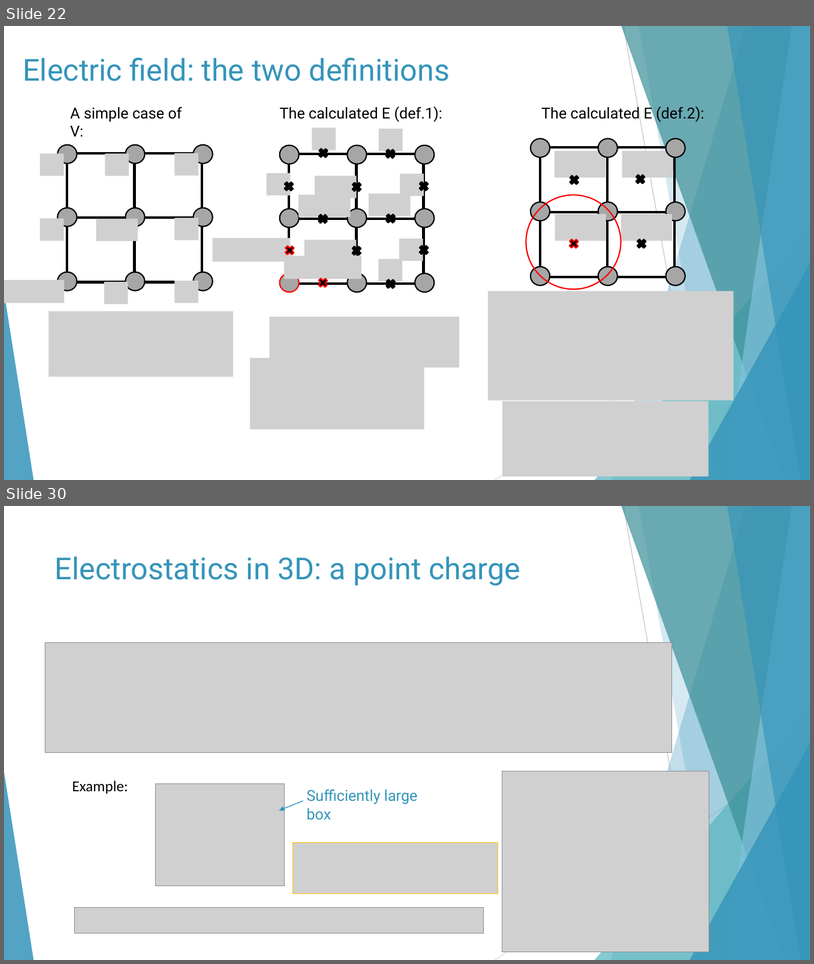
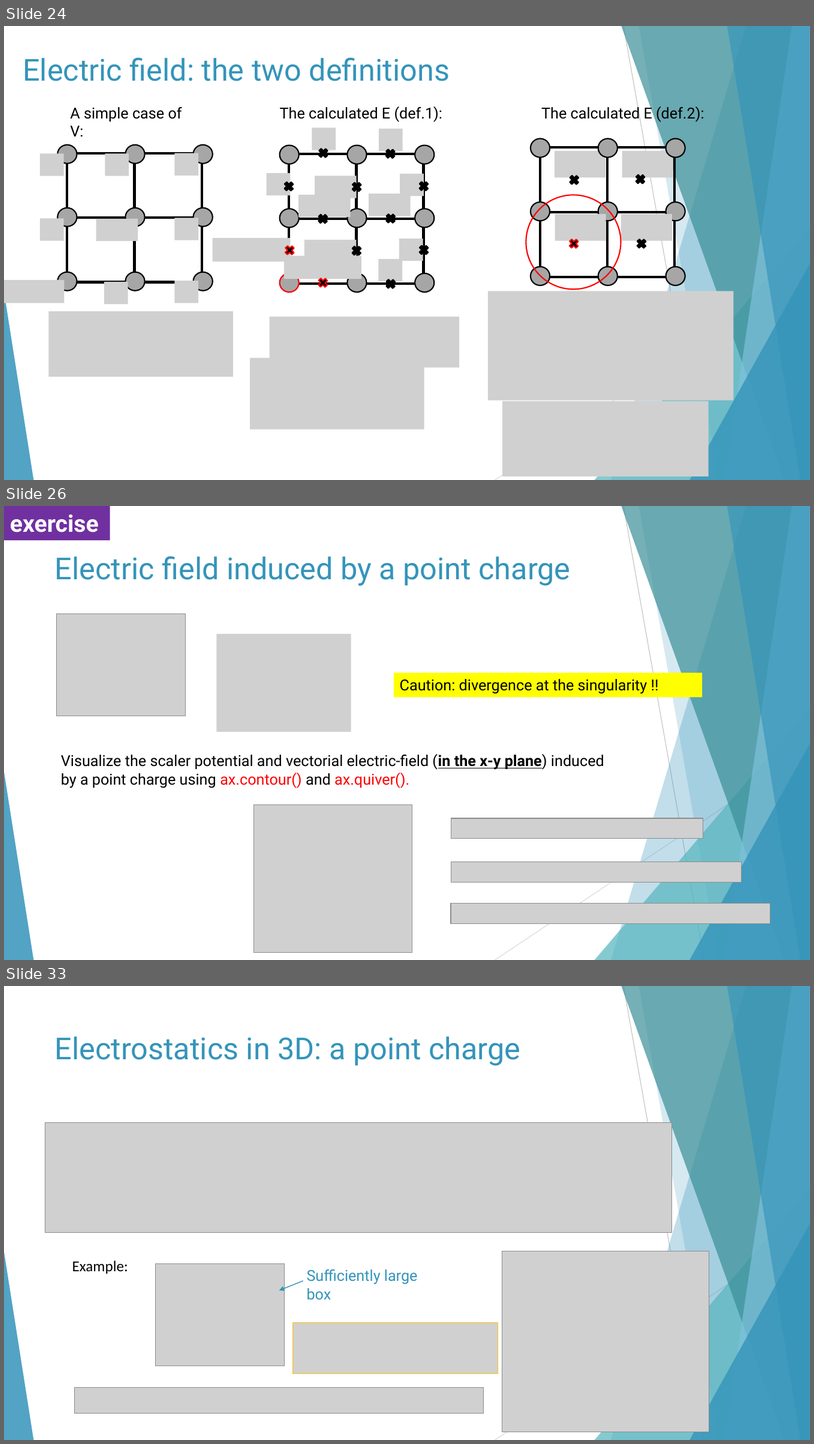
Before and after one commit to Wayne-4415/-, a slide deck: Partial differential equations (PDEs) 2021.pptx. Shown one above the other, each under a label of ours: slides 22 and 30 before the commit, slides 24, 26 and 33 after it; the slides between them are not shown. The pictures are 814x964 and 814x1444 pixels, drawn with LibreOffice and Linux fonts; fonts in the diff are those of the drawing; grey boxes stand for pictures. Boxes give left, top, right and bottom in pixels: in the first picture for what was removed or moved away, otherwise in the second. Text is boxed around its words. In the diff, an @@ line names an element or a change of style, - is before the commit and + after.

```diff
--- a/Partial differential equations (PDEs) 2021.pptx
+++ b/Partial differential equations (PDEs) 2021.pptx
@@ slide 26 added at [4,506,810,960], background #FFFFFF; not listed: 10 template elements that a slide beside it also shows @@
@@ rectangle added at [4,506,110,540], fill #7030A0, 28 pt, text #FFFFFF, bold @@
+exercise
@@ title added at [55,556,571,586], 36 pt, text #3494BA @@
+Electric field induced by a point charge
@@ picture added at [57,613,185,716] @@
@@ picture added at [217,634,351,732] @@
@@ rectangle added at [394,673,703,697], fill #FFFF00, 18 pt, text #000000 @@
+Caution: divergence at the singularity !!
@@ text added at [61,754,605,788], 18 pt, text #000000 @@
+Visualize the scaler potential and vectorial electric-field (in the x-y plane) induced by a point charge using ax.contour() and ax.quiver().
@@ picture added at [254,804,413,952] @@
@@ picture added at [451,818,704,839] @@
@@ picture added at [451,862,741,882] @@
@@ picture added at [451,903,770,924] @@
@@ what was slide 22 is now slide 24 @@
@@ what was slide 30 is now slide 33 @@
```
Also in this commit, not shown: 14 slides changed, 5 other slides added, 5 slides removed, 1 other file.
